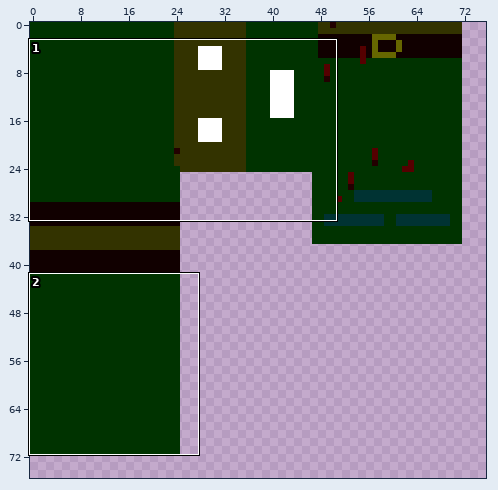
Edited in one commit: sprite sheet (Assets/Models/main_char/main_char_res/main_char_diffuse.png). Above: a wide view before the commit, with the close-up outlined.
Close-up. Before the commit:
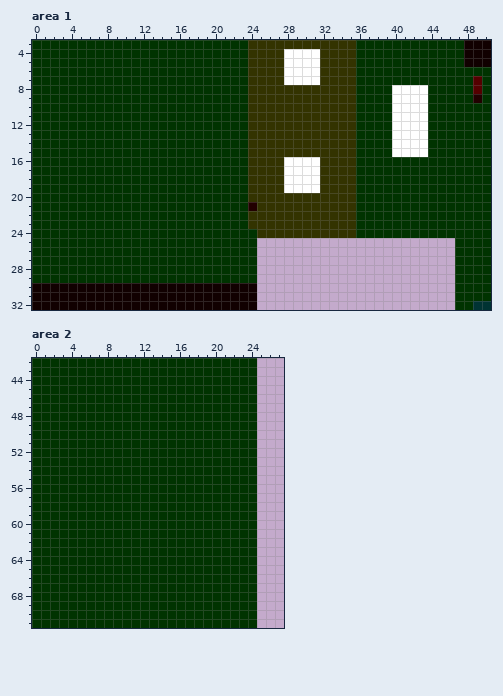
The file is 128x128 pixels. Shown: area 1: x 0..50, y 3..32; area 2: x 0..27, y 42..71. The wide view leaves out empty margins.
Once edited:
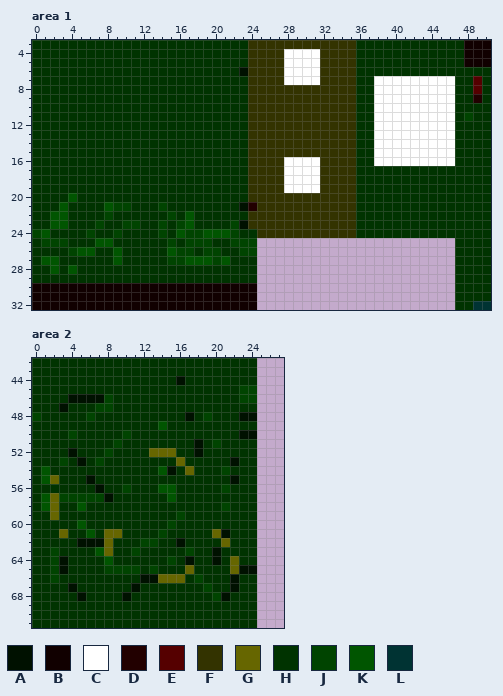
Palette (. is transparent): A #001100  B #110000  C #ffffff  D #220000  E #550000  F #333300  G #666600  H #003300  J #004400  K #005500  L #003333
Difference:
Area 1:
The author changed colour H to colour A in row 6 at x 23; in row 21 at x 23; in row 23 at x 23.
The author changed colour H to colour C in row 7 at x 38 to 46; in rows 8 to 15 at x 38 to 39 and 44 to 46; in row 16 at x 38 to 46.
The author changed colour H to colour J in row 11 at x 48; in row 21 at x 9 to 10 and 14; in row 22 at x 8 and 15; in row 23 at x 7, 10 to 11, 14, 16 and 22; in row 24 at x 0, 6, 9, 14, 17 to 18 and 22; in row 25 at x 1 to 3, 15, 17 to 19 and 22 to 24.
The author changed colour H to colour J in row 26 at x 4, 16 to 17, 19 to 20 and 23 to 24; in row 27 at x 15 to 16 and 20.
The author changed colour H to colour K in row 20 at x 4; in row 21 at x 3 and 8; in rows 22 to 23 at x 2 to 3 and 17; in row 24 at x 1, 16 and 19 to 21; in row 25 at x 7 to 8; in row 26 at x 5 to 6, 9 and 15.
The author changed colour H to colour K in row 27 at x 1 to 2, 9, 17 to 19 and 21; in row 28 at x 2 and 4.
Area 2:
The author changed colour H to colour A in row 44 at x 16; in row 46 at x 4 to 7; in row 47 at x 3; in row 48 at x 17 and 23 to 24; in row 50 at x 23 to 24; in row 51 at x 18.
The author changed colour H to colour A in row 52 at x 4 and 18; in row 53 at x 5 and 22; in row 54 at x 15; in row 55 at x 6 and 22; in row 56 at x 7; in row 57 at x 8.
The author changed colour H to colour A in row 61 at x 21; in row 62 at x 5 to 7 and 16; in row 63 at x 20; in row 64 at x 3, 17 and 20; in row 65 at x 3 and 23 to 24; in row 66 at x 12 to 13 and 22.
The author changed colour H to colour A in row 67 at x 4, 11 and 22; in row 68 at x 5, 10 and 21.
The author changed colour H to colour G in row 52 at x 13 to 15; in row 53 at x 16; in row 54 at x 17; in row 55 at x 2; in rows 57 to 59 at x 2; in row 61 at x 3, 8 to 9 and 20.
The author changed colour H to colour G in row 62 at x 8 and 21; in row 63 at x 8; in row 64 at x 22; in row 65 at x 17 and 22; in row 66 at x 14 to 16.
The author changed colour H to colour J in row 45 at x 23 to 24; in row 46 at x 8 and 23 to 24; in row 47 at x 7 to 8; in row 48 at x 0, 6 and 19; in row 50 at x 4 and 10; in row 51 at x 9 and 20.
The author changed colour H to colour J in row 52 at x 8; in row 53 at x 3 and 7; in row 54 at x 21; in row 56 at x 10 and 21; in row 57 at x 3 to 7; in row 58 at x 21.
The author changed colour H to colour J in row 59 at x 16; in row 60 at x 15; in row 61 at x 14; in row 62 at x 12 to 13; in row 63 at x 2, 11 and 17; in row 64 at x 2 and 15.
The author changed colour H to colour J in row 65 at x 2, 8 to 11 and 13; in row 66 at x 2 and 18; in row 67 at x 19; in row 68 at x 20.
The author changed colour H to colour K in row 49 at x 14; in row 54 at x 1 and 14; in row 55 at x 1; in row 56 at x 14 to 15; in row 57 at x 1 and 15; in row 58 at x 1 and 5.
The author changed colour H to colour K in row 60 at x 5; in row 61 at x 6; in row 63 at x 7; in row 64 at x 8.
Pixel boxes of the changes (left, top, right, bottom) in both close-ups:
changed: (239, 67, 248, 76)
changed: (374, 76, 473, 166)
changed: (32, 193, 257, 274)
changed: (176, 376, 185, 385)
changed: (32, 385, 257, 601)
